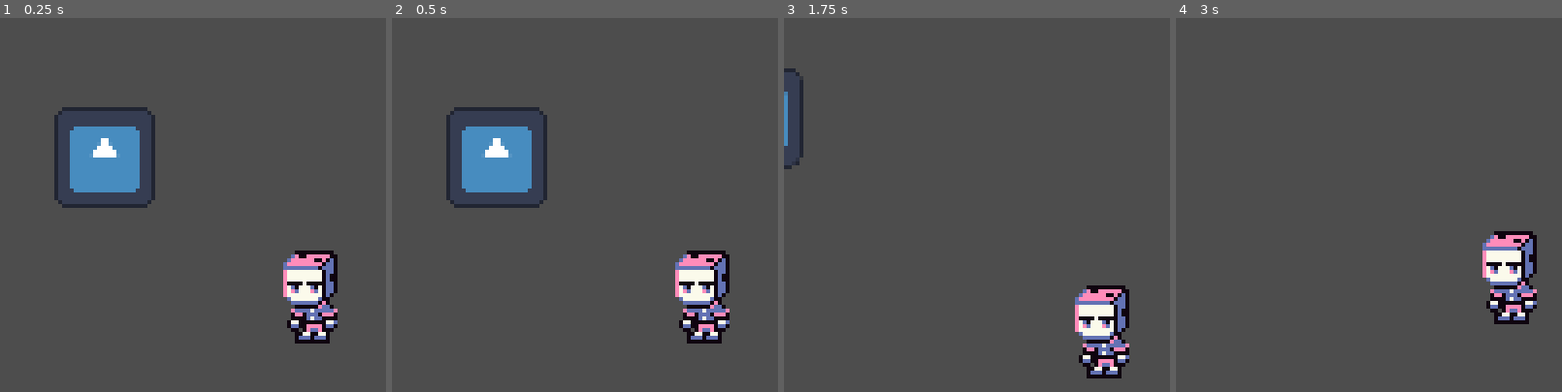
Above: before the commit, frames 1-4 (left to right).
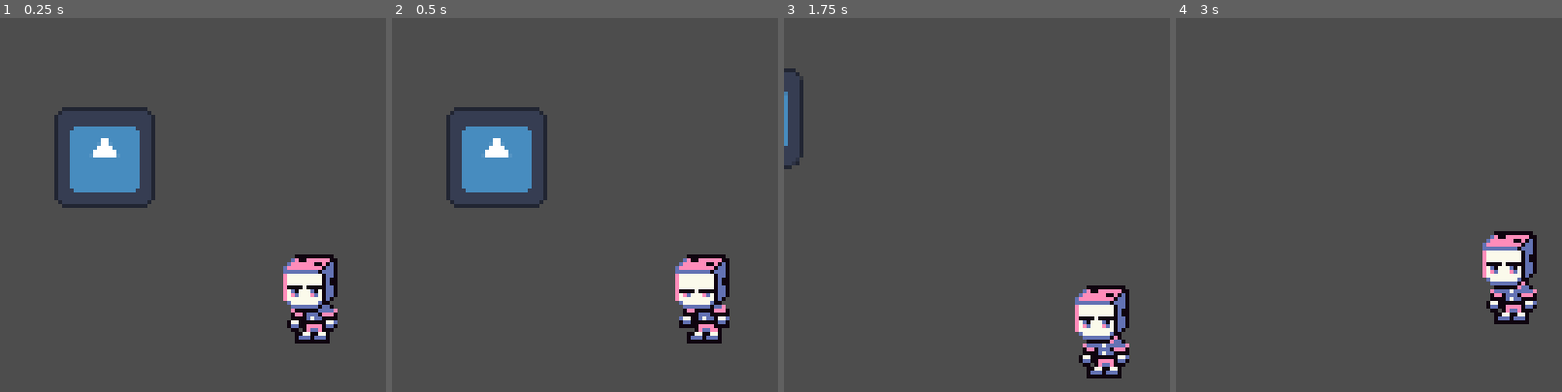
Above: after the commit, the same moments.

Repository: 0xspiderr/gbjam13_gamejam
Game: Godot game, scene res://scenes/game/game.tscn
Two runs of this game, one before a commit and one after it. Both use one fixed random seed, a clock stepped at 60 frames per second and the inputs below. The engine's default icon, where the game draws it, is replaced by a stand-in: a white triangle on a blue panel in a dark square.
Inputs:
- Up to frame 1 (0.25 s): no input
- Up to frame 2 (0.5 s): no input
- Up to frame 3 (1.75 s): hold D (right) 0.53-1.28 s; hold S (down) from 1.28 s (still down)
- Up to frame 4 (3 s): release S (down) at 2.03 s; hold D (right) 2.03-2.78 s; hold W (up) from 2.78 s (still down)

The runs differ from the first frame. In frame 1, 1.1% of the frame differs, in the area x 73-88%, y 62-79%; in frame 2, 1.5%, in the area x 73-88%, y 62-84%; in frame 3, less than 0.1%; in frame 4, less than 0.1%.

Commit message:
added idle animation

Diff:
--- a/scenes/player/player.gd
+++ b/scenes/player/player.gd
@@ -5,10 +5,15 @@
 @export var speed: float = 50.0
 @export var friction: float = 4.5
 @export var acceleration: float = 12.5
+@onready var animation_player: AnimationPlayer = $AnimationPlayer
+
+
+var player_dir: Vector2 = Vector2.ZERO
 
 
 func _physics_process(delta: float) -> void:
 	_move_player(delta)
+	_play_animation()
 	move_and_slide()
 
 
@@ -18,15 +23,22 @@
 
 
 func _move_player(delta: float) -> void:
-	var direction := Input.get_vector("left", "right", "up", "down")
+	player_dir = Input.get_vector("left", "right", "up", "down")
 	var velocity_weight := 0.0
 	# normalize direction so that the player speed will be the same diagonally too.
-	direction = direction.normalized()
+	player_dir = player_dir.normalized()
 
-	if direction:
+	if player_dir:
 		velocity_weight = delta * acceleration
 	else:
 		velocity_weight = delta * friction
 
-	velocity.x = lerpf(velocity.x, direction.x * speed, velocity_weight)
-	velocity.y = lerpf(velocity.y, direction.y * speed, velocity_weight)
+	velocity.x = lerpf(velocity.x, player_dir.x * speed, velocity_weight)
+	velocity.y = lerpf(velocity.y, player_dir.y * speed, velocity_weight)
+
+
+func _play_animation() -> void:
+	if player_dir.length() == 0:
+		animation_player.play(&"idle")
+	else:
+		animation_player.stop()
--- a/scenes/player/player.tscn
+++ b/scenes/player/player.tscn
@@ -1,15 +1,55 @@
-[gd_scene load_steps=4 format=3 uid="uid://byvrh5g6p20lk"]
+[gd_scene load_steps=7 format=3 uid="uid://byvrh5g6p20lk"]
 
 [ext_resource type="Script" uid="uid://cjafidlcvvgv3" path="res://scenes/player/player.gd" id="1_dovo2"]
-[ext_resource type="Texture2D" uid="uid://c6wddf3aubqja" path="res://assets/sprites/dice-sprite.png" id="2_dovo2"]
+[ext_resource type="Texture2D" uid="uid://be4jwl6lx01gw" path="res://assets/sprites/idle-dice.png" id="2_dovo2"]
 
 [sub_resource type="RectangleShape2D" id="RectangleShape2D_8afob"]
+
+[sub_resource type="Animation" id="Animation_dovo2"]
+resource_name = "idle"
+loop_mode = 1
+step = 0.1
+tracks/0/type = "value"
+tracks/0/imported = false
+tracks/0/enabled = true
+tracks/0/path = NodePath("PlayerSprite:frame")
+tracks/0/interp = 1
+tracks/0/loop_wrap = true
+tracks/0/keys = {
+"times": PackedFloat32Array(0, 0.1, 0.2, 0.3, 0.4, 0.5, 0.6, 0.7, 0.8, 0.9, 1),
+"transitions": PackedFloat32Array(1, 1, 1, 1, 1, 1, 1, 1, 1, 1, 1),
+"update": 1,
+"values": [0, 1, 2, 3, 4, 5, 6, 7, 8, 9, 10]
+}
+
+[sub_resource type="Animation" id="Animation_gmlin"]
+length = 0.001
+tracks/0/type = "value"
+tracks/0/imported = false
+tracks/0/enabled = true
+tracks/0/path = NodePath("PlayerSprite:frame")
+tracks/0/interp = 1
+tracks/0/loop_wrap = true
+tracks/0/keys = {
+"times": PackedFloat32Array(0),
+"transitions": PackedFloat32Array(1),
+"update": 1,
+"values": [0]
+}
+
+[sub_resource type="AnimationLibrary" id="AnimationLibrary_gmlin"]
+_data = {
+&"RESET": SubResource("Animation_gmlin"),
+&"idle": SubResource("Animation_dovo2")
+}
 
 [node name="Player" type="CharacterBody2D"]
 script = ExtResource("1_dovo2")
 
 [node name="PlayerSprite" type="Sprite2D" parent="."]
 texture = ExtResource("2_dovo2")
+hframes = 12
+region_rect = Rect2(0, 0, 169, 24)
 
 [node name="CollisionShape2D" type="CollisionShape2D" parent="."]
 shape = SubResource("RectangleShape2D_8afob")
@@ -17,3 +57,8 @@
 [node name="PlayerCamera" type="Camera2D" parent="."]
 position_smoothing_enabled = true
 position_smoothing_speed = 4.0
+
+[node name="AnimationPlayer" type="AnimationPlayer" parent="."]
+libraries = {
+&"": SubResource("AnimationLibrary_gmlin")
+}
Not shown, changed: Assets/Sprites/idle-dice.png.import
